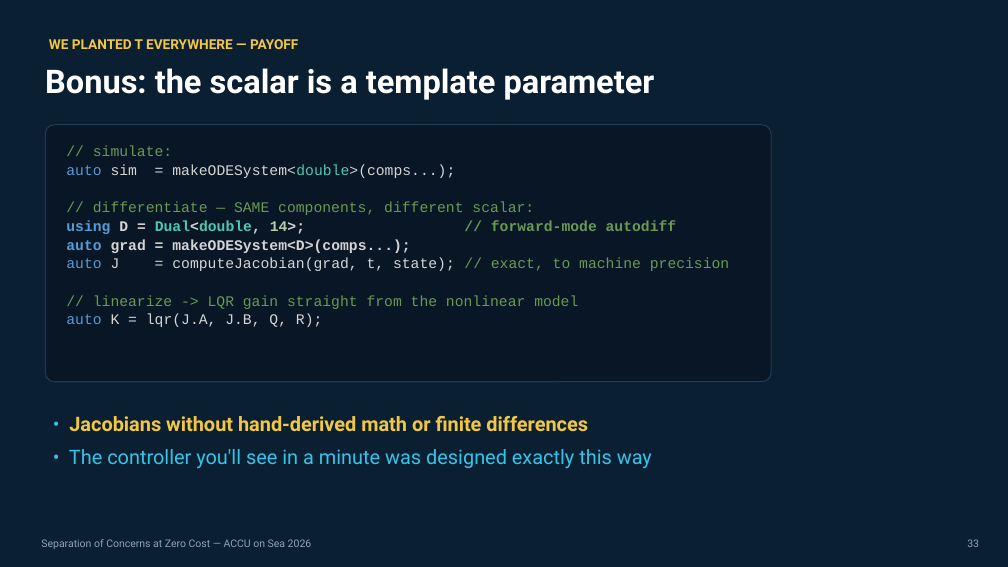
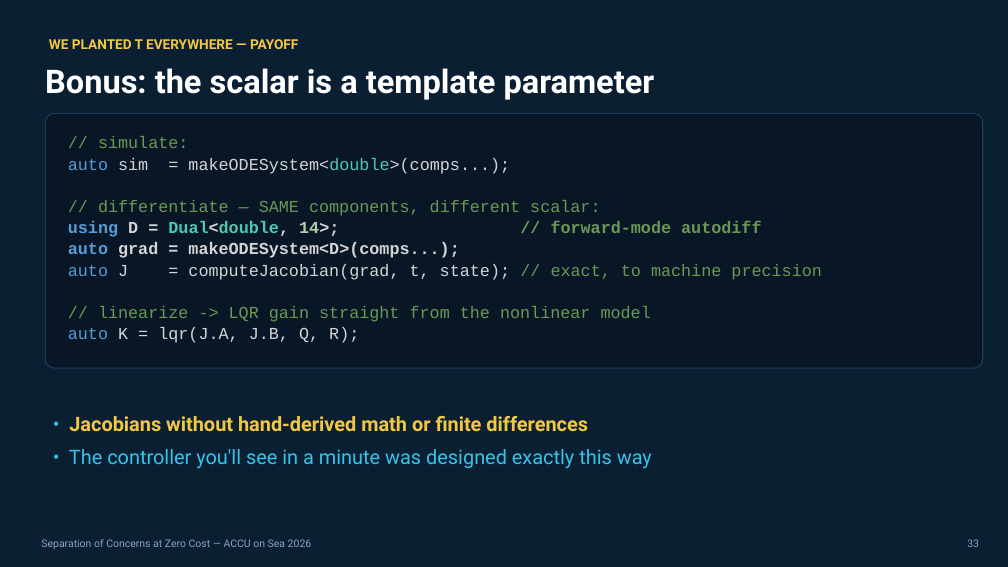
Before and after one commit to jedrzejmichalczyk/accu-on-sea-2026-modular-physics, a slide deck: slide 33 of slides/ACCU-Separation-of-Concerns-at-Zero-Cost.pptx. Drawn at 1008x567 pixels with LibreOffice and Linux fonts; fonts in the diff are those of the drawing. Boxes give left, top, right and bottom in pixels: in the first picture for what was removed or moved away, otherwise in the second. Text is boxed around its words. In the diff, an @@ line names an element or a change of style, - is before the commit and + after.

```diff
--- a/slides/ACCU-Separation-of-Concerns-at-Zero-Cost.pptx
+++ b/slides/ACCU-Separation-of-Concerns-at-Zero-Cost.pptx
@@ rounded rectangle: place and size @@
-rounded rectangle at [45, 125, 771, 382]
+rounded rectangle at [45, 113, 983, 368]
@@ text "// simulate:": place and size @@
-text "// simulate:" at [66, 146, 729, 327]
+text "// simulate:" at [68, 136, 821, 343]
@@ text "// simulate:" at [68, 136, 821, 343]: size 14 to 16 pt @@
```
Also in this commit, not shown: 10 other slides changed, 3 other files.
